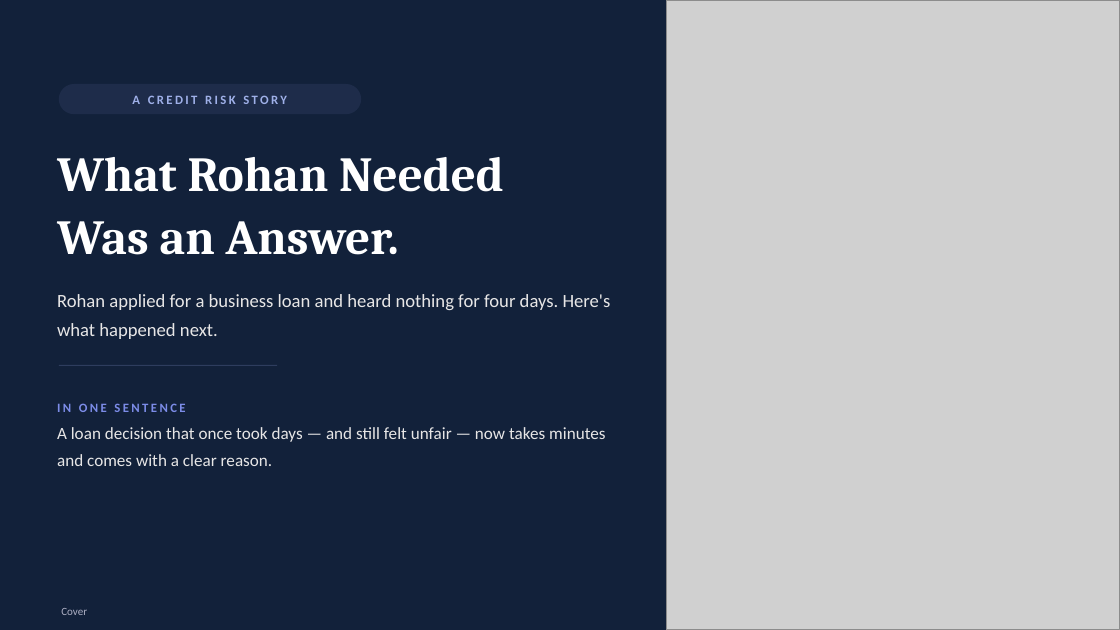
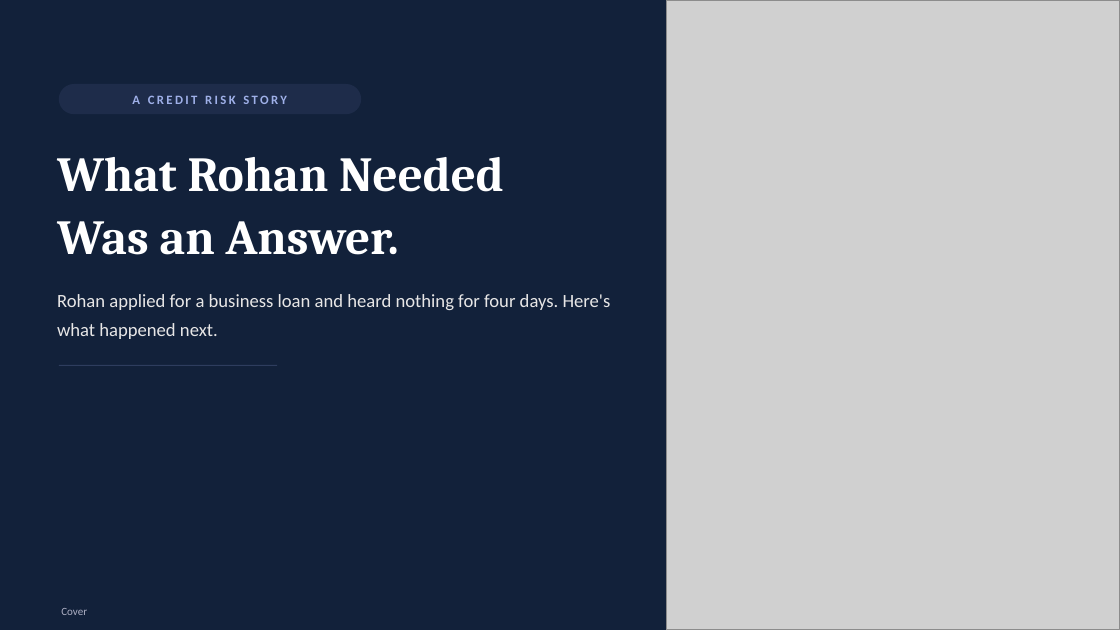
Before and after one commit to Chaurasiyakash0136/EY-Training-2026, a slide deck: slide 2 of Capstone_Project/Credit-Risk-Intelligence-Platform/docs/Project_Documents/Credit_Risk_Platform_Capstone_project.pptx. Drawn at 1120x630 pixels with LibreOffice and Linux fonts; fonts in the diff are those of the drawing; grey boxes stand for pictures. Boxes give left, top, right and bottom in pixels: in the first picture for what was removed or moved away, otherwise in the second. Text is boxed around its words. In the diff, an @@ line names an element or a change of style, - is before the commit and + after.

```diff
--- a/Capstone_Project/Credit-Risk-Intelligence-Platform/docs/Project_Documents/Credit_Risk_Platform_Capstone_project.pptx
+++ b/Capstone_Project/Credit-Risk-Intelligence-Platform/docs/Project_Documents/Credit_Risk_Platform_Capstone_project.pptx
@@ text removed at (57, 403, 605, 466) @@
-IN ONE SENTENCE
-A loan decision that once took days — and still felt unfair — now takes minutes and comes with a clear reason.
```
Also in this commit, not shown: 4 other slides changed, 1 slide added, 2 slides removed.
